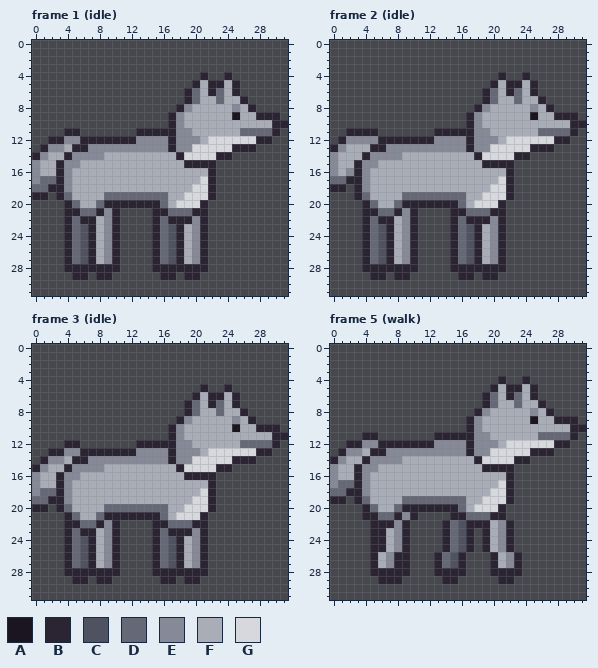
Pixel-art file, stored at Assets/Sprites/Animals/wolf.aseprite. Above is the file before it was changed.
32x32 pixels, 17 frames. Shown: frame 1 (idle), frame 2 (idle), frame 3 (idle), frame 5 (walk). The commit also changed other frames, which this record leaves out.
Palette (. is transparent): A #1a1520  B #2b2433  C #4f5261  D #646877  E #868a98  F #a9adb8  G #d6d8de
Pixels before, frame 1 (idle), first column x 0:
 4 .....................B..B.......
 5 ....................BFBBFB......
 6 ...................BDFBDFB......
 7 ...................BDFFDFFB.....
 8 ..................BEFFFFFEFB....
 9 .................BEFFFFFFAFFBBB.
10 .................BEFFFFFFFFFFFBB
11 ....BB.......BBBBBEEFFFFFFDDDDB.
12 ..BBEEBBBBBBBEEEEBEEEFGGGGGGBB..
13 .BEEFBBEEEEEEEEEEBEEGGGGGBBB....
14 BEFFBEEEEFFFFFFFFFBGGGGBB.......
15 EFFBEEFFFFFFFFFFFFFBBBB.........
16 EFFBEFFFFFFFFFFFFFFFFFB.........
17 EDDBEFFFFFFFFFFFFFFFFGB.........
18 DDBBEFFFFFFFFFFFFFFFGGB.........
19 BB.BDFFFFDDDDDDDDFFGGGB.........
20 ....BDFFDBBBBBBBDFGGGB..........
21 ....BBDDBEB....BBDDDBB..........
22 ....BDBBFEB....BDBBBEB..........
23 ....BDCBFEB....BDCBFEB..........
24 ....BDCBFEB....BDCBFEB..........
25 ....BDCBFEB....BDCBFEB..........
26 ....BDCBFEB....BDCBFEB..........
27 ....BDCBFEB....BDCBFEB..........
28 ....BBBBBBB....BBBBBBB..........
29 .....BB.BB......BB.BB...........
Pixels before, frame 2 (idle), first column x 0:
 4 .....................B..B.......
 5 ....................BFBBFB......
 6 ...................BDFBDFB......
 7 ...................BDFFDFFB.....
 8 ..................BEFFFFFEFB....
 9 .................BEFFFFFFAFFBBB.
10 .................BEFFFFFFFFFFFBB
11 ..BBBB.......BBBBBEEFFFFFFDDDDB.
12 .BEEEEBBBBBBBEEEEBEEEFGGGGGGBB..
13 BEFFFBBEEEEEEEEEEBEEGGGGGBBB....
14 EFFFBEEEEFFFFFFFFFBGGGGBB.......
15 EFFBEEFFFFFFFFFFFFFBBBB.........
16 EFEBEFFFFFFFFFFFFFFFFFB.........
17 DDBBEFFFFFFFFFFFFFFFFGB.........
18 BB.BEFFFFFFFFFFFFFFFGGB.........
19 ...BDFFFFDDDDDDDDFFGGGB.........
20 ....BDFFDBBBBBBBDFGGGB..........
21 ....BBDDBEB....BBDDDBB..........
22 ....BDBBFEB....BDBBBEB..........
23 ....BDCBFEB....BDCBFEB..........
24 ....BDCBFEB....BDCBFEB..........
25 ....BDCBFEB....BDCBFEB..........
26 ....BDCBFEB....BDCBFEB..........
27 ....BDCBFEB....BDCBFEB..........
28 ....BBBBBBB....BBBBBBB..........
29 .....BB.BB......BB.BB...........
Pixels before, frame 3 (idle), first column x 0:
 5 .....................B..B.......
 6 ....................BFBBFB......
 7 ...................BDFBDFB......
 8 ...................BDFFDFFB.....
 9 ..................BEFFFFFEFB....
10 .................BEFFFFFFAFFBBB.
11 .................BEFFFFFFFFFFFBB
12 ....BB.......BBBBBEEFFFFFFDDDDB.
13 ..BBEEBBBBBBBEEEEBEEEFGGGGGGBB..
14 .BEEFBBEEEEEEEEEEBEEGGGGGBBB....
15 BEFFBEEEEFFFFFFFFFBGGGGBB.......
16 EFFBEEFFFFFFFFFFFFFBBBB.........
17 EFFBEFFFFFFFFFFFFFFFFFB.........
18 EDDBEFFFFFFFFFFFFFFFFGB.........
19 DDBBEFFFFFFFFFFFFFFFGGB.........
20 BB.BDFFFFDDDDDDDDFFGGGB.........
21 ....BDFFDBBBBBBBDFGGGB..........
22 ....BBDDBEB....BBDDDBB..........
23 ....BDBBFEB....BDBBBEB..........
24 ....BDCBFEB....BDCBFEB..........
25 ....BDCBFEB....BDCBFEB..........
26 ....BDCBFEB....BDCBFEB..........
27 ....BDCBFEB....BDCBFEB..........
28 ....BBBBBBB....BBBBBBB..........
29 .....BB.BB......BB.BB...........
Pixels before, frame 5 (walk), first column x 0:
 4 .....................B..B.......
 5 ....................BFBBFB......
 6 ...................BDFBDFB......
 7 ...................BDFFDFFB.....
 8 ..................BEFFFFFEFB....
 9 .................BEFFFFFFAFFBBB.
10 .................BEFFFFFFFFFFFBB
11 ....BB.......BBBBBEEFFFFFFDDDDB.
12 ..BBEEBBBBBBBEEEEBEEEFGGGGGGBB..
13 .BEEFBBEEEEEEEEEEBEEGGGGGBBB....
14 BEFFBEEEEFFFFFFFFFBGGGGBB.......
15 EFFBEEFFFFFFFFFFFFFBBBB.........
16 EFFBEFFFFFFFFFFFFFFFFFB.........
17 EDDBEFFFFFFFFFFFFFFFFGB.........
18 DDBBEFFFFFFFFFFFFFFFGGB.........
19 BB.BDFFFFDDDDDDDDFFGGGB.........
20 ....BDFFDBBBBBBBDFGGGB..........
21 ....BBDDBEB....BBDDDBB..........
22 .....BBBEB....BDCBBBFEB.........
23 .....BBFEB....BDCB.BFEB.........
24 .....BBFEB....BDCB.BFEB.........
25 .....BBFEB....BDCB.BFEB.........
26 .....BFEBB...BDCB...BFEB........
27 .....BFEBB...BDCB...BFEB........
28 .....BBBBB...BBBB...BBBB........
29 ......BBB.....BB.....BB.........
And afterwards:
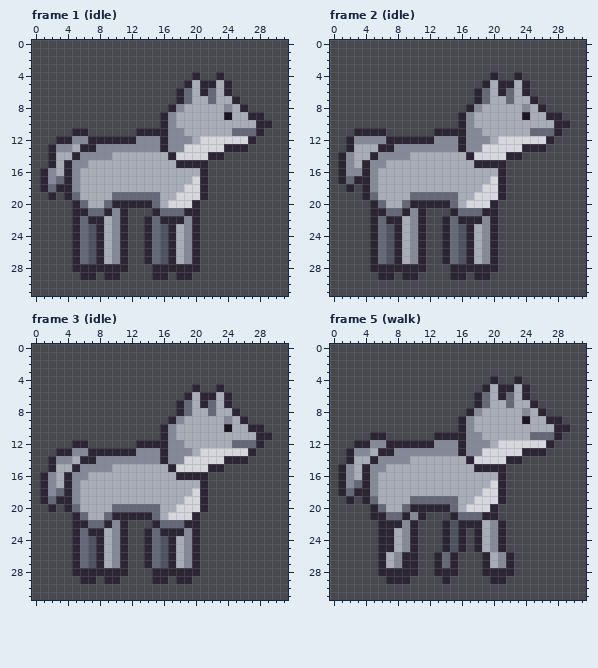
Diff:
Changed rows in their new state; - is an unchanged pixel.
Frame 1 (idle):
first column x 0:
 4 --------------------B.-B.-------
 5 -------------------BFB-FB.------
 6 ------------------BDFBDFB.------
 7 ------------------BDF-DF-B.-----
 8 -----------------BEF----EFB.----
 9 ----------------BEF-----AF-B-..-
10 ----------------BEF---------BB..
11 ----.-B----------E-F-----D--B..-
12 --.-B-E---------BE--FG-----B..--
13 -.B-EF-B--------BE-G----B--.----
14 ..B-FB---E-------BG---B-.-------
15 ..BFB-E-----------B---.---------
16 .BEFBE---------------B.---------
17 .BEDBE--------------GB.---------
18 .BD-BE-------------G-B.---------
19 ..B.BD---F------F-G--B.---------
20 ----.BD-FD-----DFG--B.----------
21 ----.-B-DBEB----D--B-.----------
22 ----.BD-BFEB--BDB--EB.----------
23 ----.BDCBFEB--BDCBFEB.----------
24 ----.BDCBFEB--BDCBFEB.----------
25 ----.BDCBFEB--BDCBFEB.----------
26 ----.BDCBFEB--BDCBFEB.----------
27 ----.BDCBFEB--BDCBFEB.----------
28 ----.------B---------.----------
29 -----.-B.-B----B-.B-.-----------
Frame 2 (idle):
first column x 0:
 4 --------------------B.-B.-------
 5 -------------------BFB-FB.------
 6 ------------------BDFBDFB.------
 7 ------------------BDF-DF-B.-----
 8 -----------------BEF----EFB.----
 9 ----------------BEF-----AF-B-..-
10 ----------------BEF---------BB..
11 --.---B----------E-F-----D--B..-
12 -.B---E---------BE--FG-----B..--
13 ..B--F-B--------BE-G----B--.----
14 .BE-FB---E-------BG---B-.-------
15 .BEFB-E-----------B---.---------
16 .B-EBE---------------B.---------
17 .BD-BE--------------GB.---------
18 ..B.BE-------------G-B.---------
19 ---.BD---F------F-G--B.---------
20 ----.BD-FD-----DFG--B.----------
21 ----.-B-DBEB----D--B-.----------
22 ----.BD-BFEB--BDB--EB.----------
23 ----.BDCBFEB--BDCBFEB.----------
24 ----.BDCBFEB--BDCBFEB.----------
25 ----.BDCBFEB--BDCBFEB.----------
26 ----.BDCBFEB--BDCBFEB.----------
27 ----.BDCBFEB--BDCBFEB.----------
28 ----.------B---------.----------
29 -----.-B.-B----B-.B-.-----------
Frame 3 (idle):
first column x 0:
 5 --------------------B.-B.-------
 6 -------------------BFB-FB.------
 7 ------------------BDFBDFB.------
 8 ------------------BDF-DF-B.-----
 9 -----------------BEF----EFB.----
10 ----------------BEF-----AF-B-..-
11 ----------------BEF---------BB..
12 ----.-B----------E-F-----D--B..-
13 --.-B-E---------BE--FG-----B..--
14 -.B-EF-B--------BE-G----B--.----
15 ..B-FB---E-------BG---B-.-------
16 .BEFB-E-----------B---.---------
17 .BEFBE---------------B.---------
18 .BEDBE--------------GB.---------
19 .BD-BE-------------G-B.---------
20 ..B.BD---F------F-G--B.---------
21 ----.BD-FD-----DFG--B.----------
22 ----.-B-DBEB----D--B-.----------
23 ----.BD-BFEB--BDB--EB.----------
24 ----.BDCBFEB--BDCBFEB.----------
25 ----.BDCBFEB--BDCBFEB.----------
26 ----.BDCBFEB--BDCBFEB.----------
27 ----.BDCBFEB--BDCBFEB.----------
28 ----.------B---------.----------
29 -----.-B.-B----B-.B-.-----------
Frame 5 (walk):
first column x 0:
 4 --------------------B.-B.-------
 5 -------------------BFB-FB.------
 6 ------------------BDFBDFB.------
 7 ------------------BDF-DF-B.-----
 8 -----------------BEF----EFB.----
 9 ----------------BEF-----AF-B-..-
10 ----------------BEF---------BB..
11 ----.-B----------E-F-----D--B..-
12 --.-B-E---------BE--FG-----B..--
13 -.B-EF-B--------BE-G----B--.----
14 ..B-FB---E-------BG---B-.-------
15 .BEFB-E-----------B---.---------
16 .BEFBE---------------B.---------
17 .BEDBE--------------GB.---------
18 .BD-BE-------------G-B.---------
19 ..B.BD---F------F-G--B.---------
20 ----.BD-FD-----DFG--B.----------
21 ----.-B-DBEB----D--B-.----------
22 -----.--BEB----CB--FEB.---------
23 -----.-BFEB----CB.BFEB.---------
24 -----.-BFEB----CB.BFEB.---------
25 -----.-BFEB----CB.BFEB.---------
26 -----.BFE-B----B.--BFEB.--------
27 -----.BFE-B----B.--BFEB.--------
28 -----.----B-----.--B---.--------
29 ------.--B-----.----B-.---------
